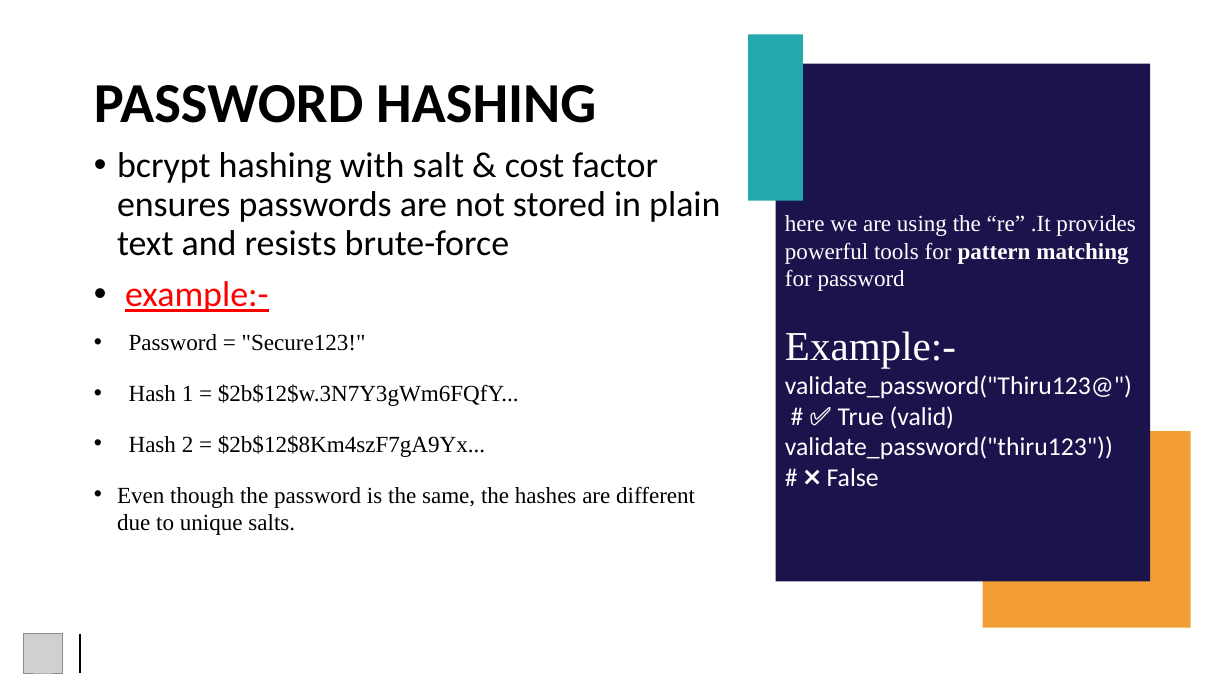
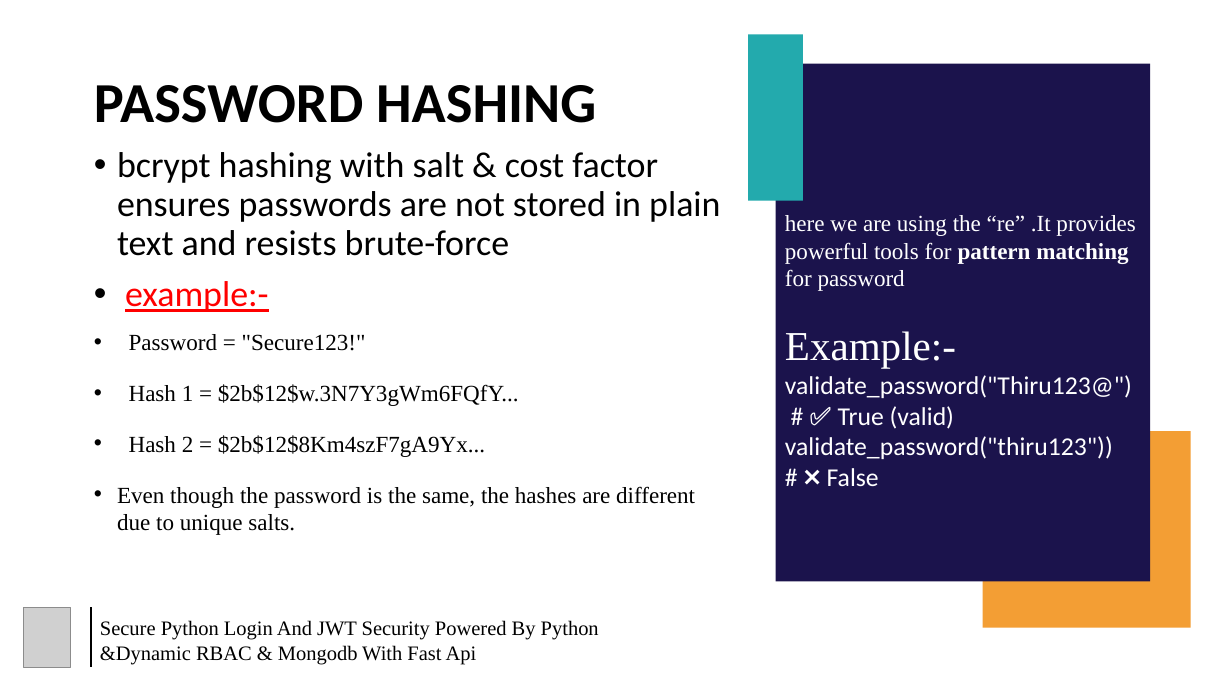
Before and after one commit to thirupathirao999/proper-loan-dev, a slide deck: slide 4 of security in pyhton/ppt/securety in python.pptx. Drawn at 1232x693 pixels with LibreOffice and Linux fonts; fonts in the diff are those of the drawing; grey boxes stand for pictures. Boxes give left, top, right and bottom in pixels: in the first picture for what was removed or moved away, otherwise in the second. Text is boxed around its words. In the diff, an @@ line names an element or a change of style, - is before the commit and + after.

```diff
--- a/security in pyhton/ppt/securety in python.pptx
+++ b/security in pyhton/ppt/securety in python.pptx
@@ picture: place and size @@
-picture at (23, 634, 63, 674)
+picture at (23, 607, 70, 667)
@@ line moved from (79, 634) - (79, 673) to (91, 607) - (91, 667) @@
@@ text added at (100, 620, 599, 665), 16 pt, text #000000 @@
+Secure Python Login And JWT Security Powered By Python
+&Dynamic RBAC & Mongodb With Fast Api
```
Also in this commit, not shown: 4 other slides changed, 1 other file.
